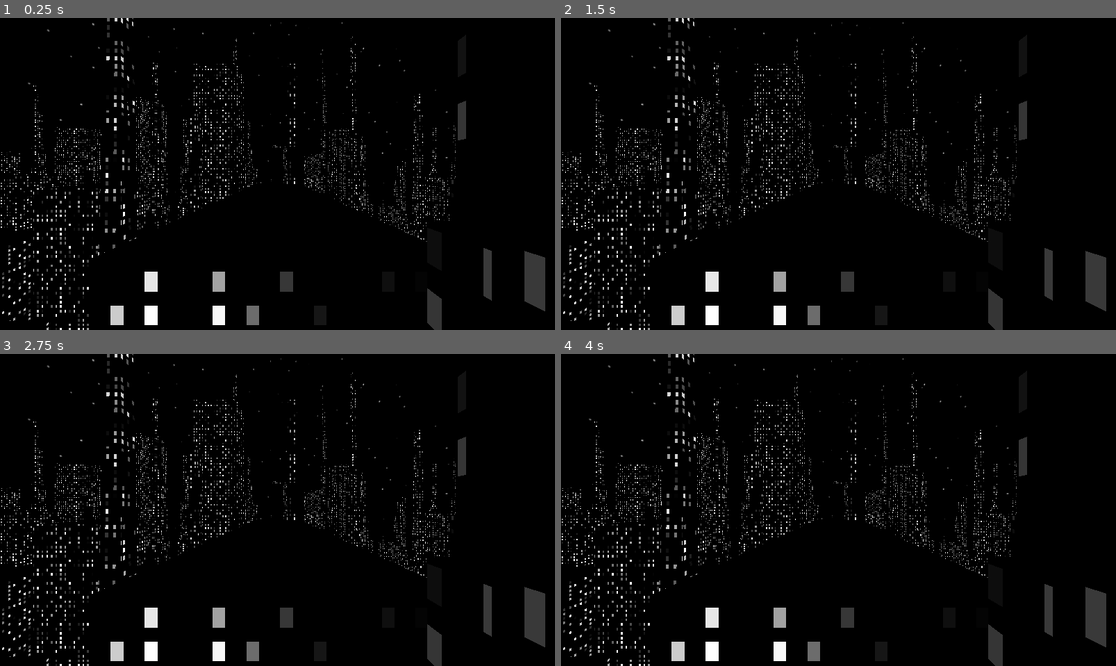
Above: before the commit, frames 1-4 (two rows, left to right).
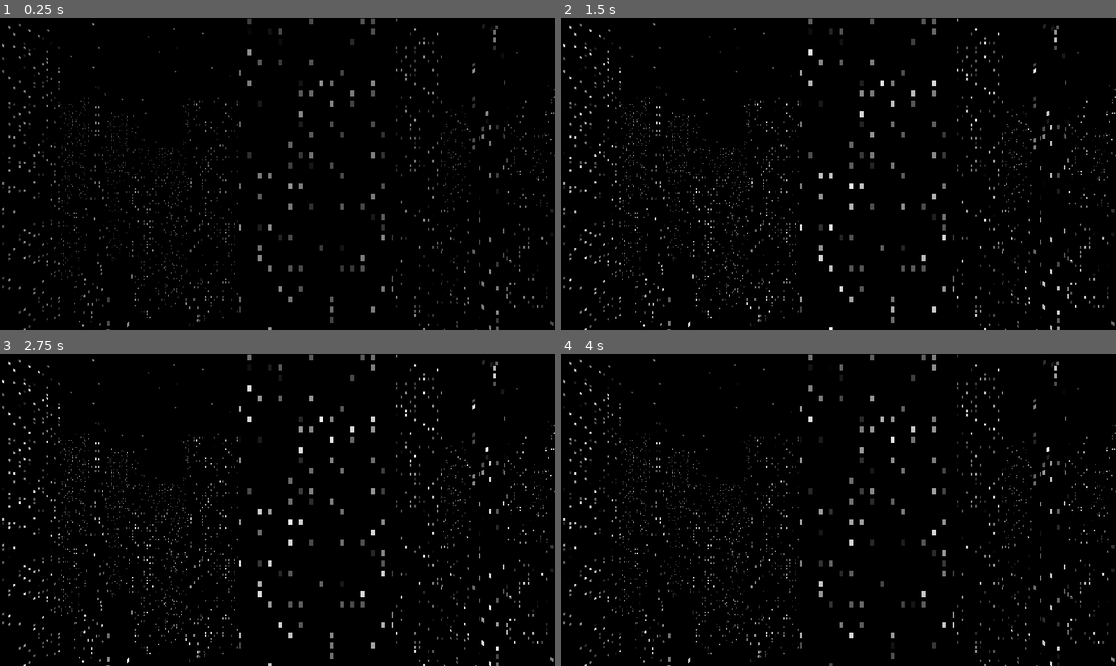
Above: after the commit, the same moments.

Repository: jeh8035/IGME531-Project-1
Game: Godot game, scene res://main.tscn
The game is run twice, just before and just after one commit, with the same random seed, the same clock (stepped at 60 frames per second) and the same inputs.
Inputs (mouse positions are in pixels of both pictures, inside the frame that each line leads up to):
- Up to frame 1 (0.25 s): no input
- Up to frame 2 (1.5 s): move the mouse to (960, 158) at 0.52 s; click (960, 158) at 0.67 s; tap Enter at 1.25 s; move the mouse to (727, 189) at 1.27 s; click (727, 189) at 1.42 s
- Up to frame 3 (2.75 s): tap Space (__debug_camera_up) at 2 s; move the mouse to (333, 441) at 2.02 s; click (333, 441) at 2.17 s
- Up to frame 4 (4 s): move the mouse to (810, 572) at 2.77 s; click (810, 572) at 2.92 s; move the mouse to (1005, 556) at 3.52 s; click (1005, 556) at 3.67 s

The runs differ from the first frame. In frame 1, 7.7% of the frame differs, in the area x 0-100%, y 0-100%; in frame 2, 7.8%; in frame 3, 7.8%; in frame 4, 7.7%.

Commit message:
Adjust generation

Diff:
--- a/CityGen/city_gen.tscn
+++ b/CityGen/city_gen.tscn
@@ -19,4 +19,5 @@
 
 [node name="MeshInstance3D" type="MeshInstance3D" parent="."]
 transform = Transform3D(11, 0, 0, 0, 100, 0, 0, 0, 50, 0, 0, 0)
+visible = false
 mesh = ExtResource("4_j2owl")
--- a/CityGen/load_chunks.gd
+++ b/CityGen/load_chunks.gd
@@ -2,6 +2,7 @@
 
 @export var player_node : Node3D
 @export var chunk_size : int
+@export var chunk_gen_range : int
 
 var chunk_asset := preload("res://CityGen/city_gen.tscn")
 
@@ -23,8 +24,8 @@
 
 # Called every frame. 'delta' is the elapsed time since the previous frame.
 func _process(_delta: float) -> void:
-	for x in range(-1, 2):
-		for y in range(-1, 2):
+	for x in range(-chunk_gen_range, chunk_gen_range + 1):
+		for y in range(-chunk_gen_range, chunk_gen_range + 1):
 			var trunc_pos := encode_coordinate(player_node.global_position, x, y)
 
 			if !loaded_chunks.has(trunc_pos):
--- a/main.tscn
+++ b/main.tscn
@@ -46,9 +46,10 @@
 transform = Transform3D(1, 0, 0, 0, 1, 0, 0, 0, 1, 0, 105, 62)
 script = ExtResource("2_ly6js")
 overlay_text = false
-target_speed = 10.0
+target_speed = 1.0
 
 [node name="Chunks" type="Node3D" parent="." node_paths=PackedStringArray("player_node")]
 script = ExtResource("3_ofmyf")
 player_node = NodePath("../Freecam3D")
 chunk_size = 300
+chunk_gen_range = 5
--- a/materials/building_shader.tres
+++ b/materials/building_shader.tres
@@ -65,6 +65,10 @@
 	return random2(vec2(seed, seed));
 }
 
+float random1_alt(float seed) {
+	return random2(vec2(seed, -seed));
+}
+
 void fragment() {
 	// UV for a window \"square\"
 	vec4 uv_tex = triplanar_texture(uv_texture, uv1_power_normal, uv1_triplanar_pos);
@@ -76,13 +80,15 @@
 	// Make emissive windows
 	bool is_window =
 		// Turn off some windows
-		random_window_val > 0.5 &&
+		random_window_val > 0.8 &&
 		// No windows on top/bottom faces
 		(INV_VIEW_MATRIX * vec4(NORMAL.xyz, 0.0)).y < 0.2 &&
 		// Window size
 		(uv_tex.x > 0.30 && uv_tex.x < 0.7 &&
 		uv_tex.y > 0.20 && uv_tex.y < 0.8);
-	EMISSION = vec3(float(is_window) * random1(random_window_val));
+	float window_intensity = random1(random_window_val);
+	window_intensity *= (0.5 + sin(TIME * random1_alt(random_window_val))/2.0);
+	EMISSION = vec3(float(is_window) * window_intensity);
 
 
 	// Basic material stuff below:
